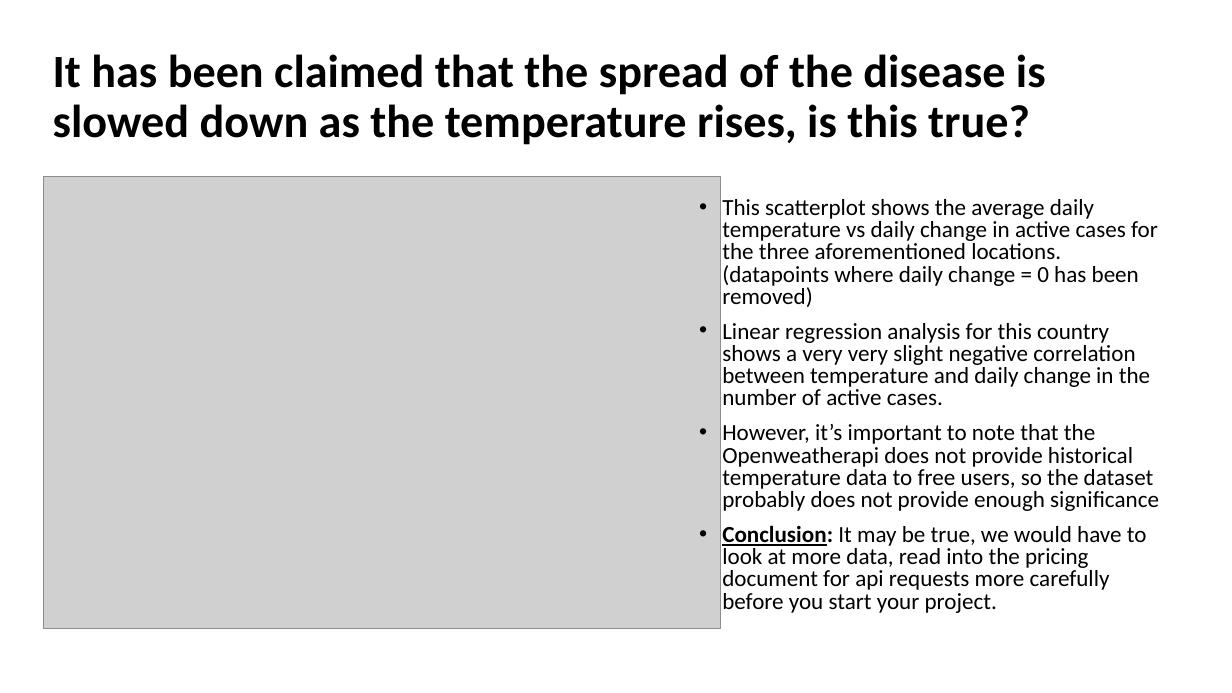
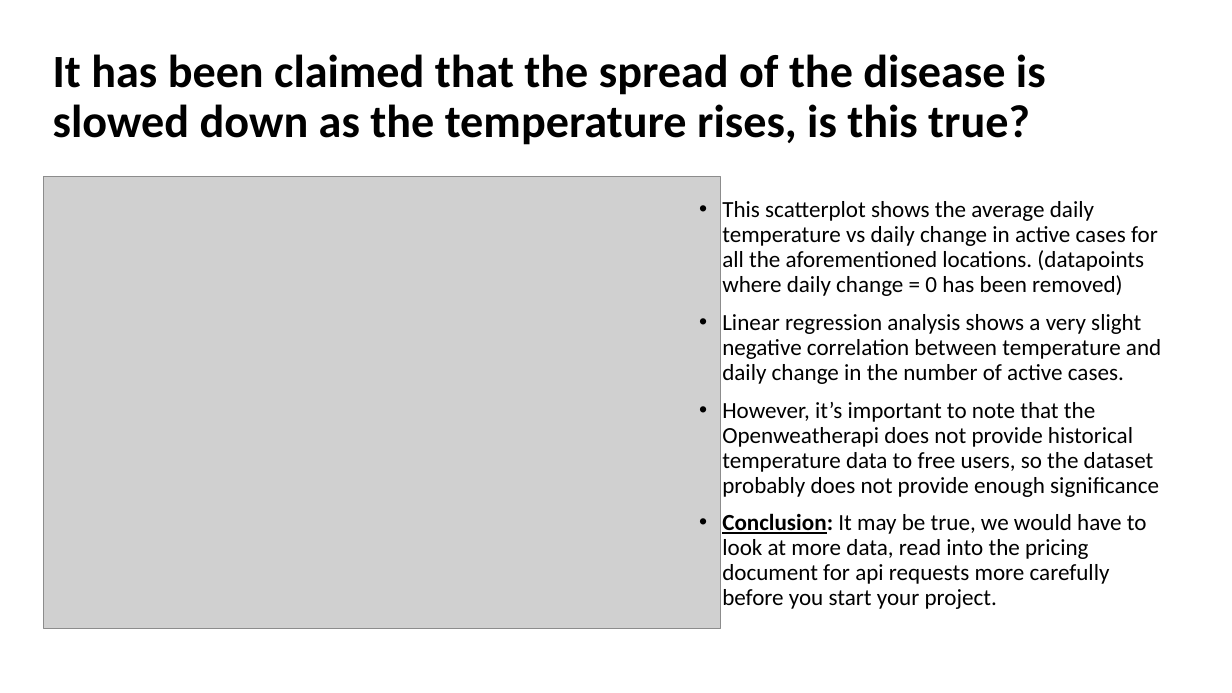
Before and after one commit to PhillipWangAust/Covid-19_Project1, a slide deck: slide 23 of Covid Project Final.pptx (slide 14 before the commit). Drawn at 1232x693 pixels with LibreOffice and Linux fonts; fonts in the diff are those of the drawing; grey boxes stand for pictures. Boxes give left, top, right and bottom in pixels: in the first picture for what was removed or moved away, otherwise in the second. Text is boxed around its words. In the diff, an @@ line names an element or a change of style, - is before the commit and + after.

```diff
--- a/Covid Project Final.pptx
+++ b/Covid Project Final.pptx
@@ text at box(722, 201, 1161, 384): text changed @@
-• This scatterplot shows the average daily temperature vs daily change in active cases for the three aforementioned locations. (datapoints where daily change = 0 has been removed)
-• Linear regression analysis for this country shows a very very slight negative correlation between temperature and daily change in the number of active cases.
+• This scatterplot shows the average daily temperature vs daily change in active cases for all the aforementioned locations. (datapoints where daily change = 0 has been removed)
+• Linear regression analysis shows a very slight negative correlation between temperature and daily change in the number of active cases.
@@ text at box(722, 402, 1159, 609): line spacing 0.8 to 0.9 @@
```
Also in this commit, not shown: 2 other slides changed, 9 slides added, 12 other files.
